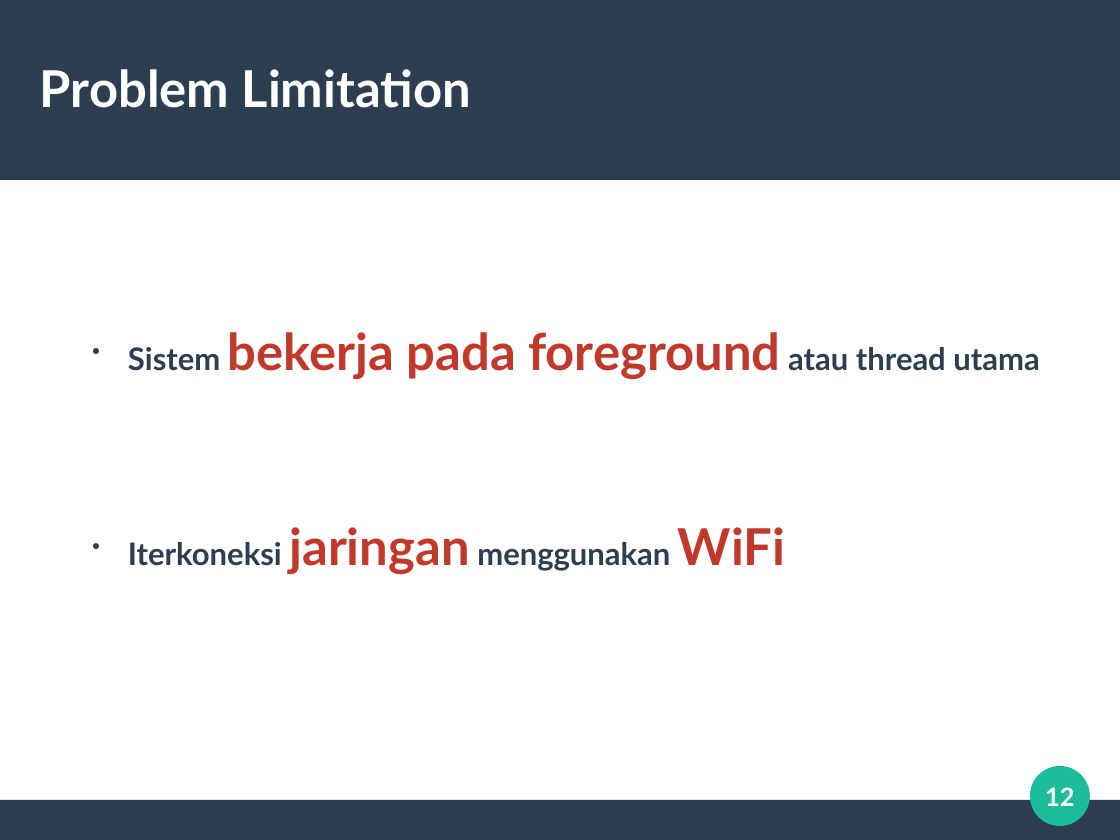
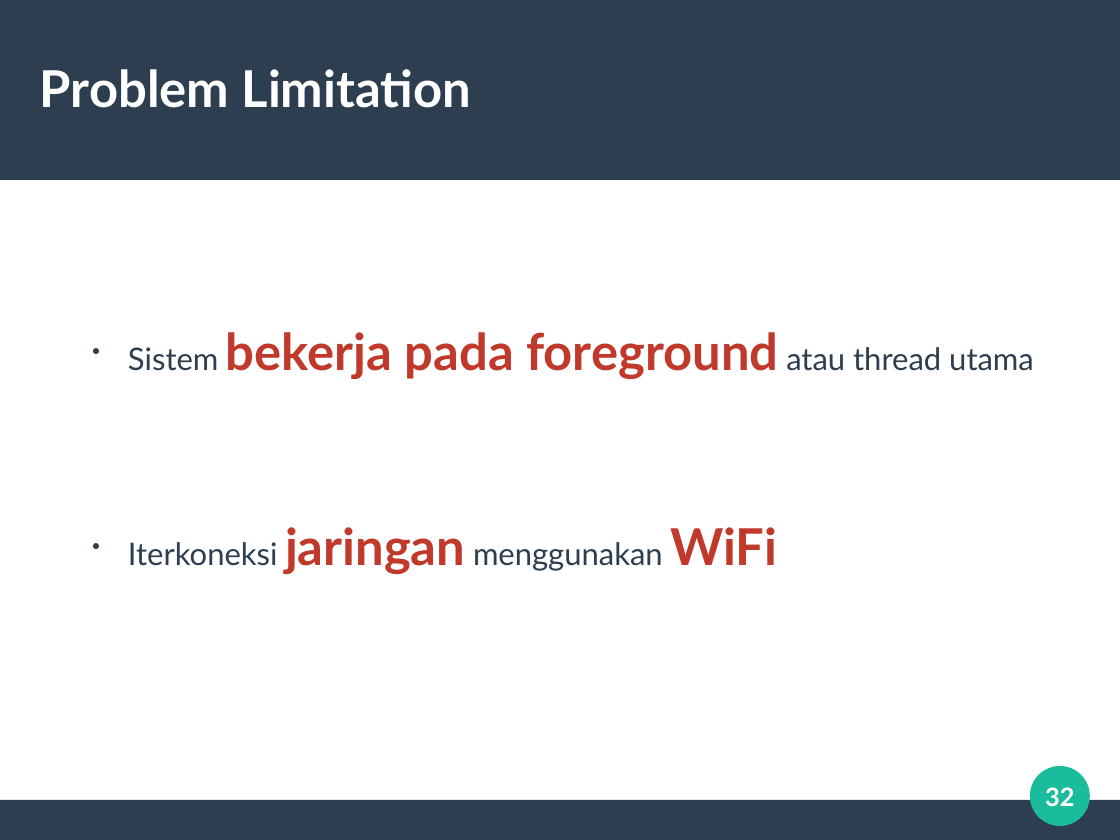
Before and after one commit to alifgiant/TA-Paper, a slide deck: slide 32 of presentation/Silde Sidang.odp (slide 12 before the commit). Drawn at 1120x840 pixels with LibreOffice and Linux fonts; fonts in the diff are those of the drawing. Boxes give left, top, right and bottom in pixels: in the first picture for what was removed or moved away, otherwise in the second. Text is boxed around its words. In the diff, an @@ line names an element or a change of style, - is before the commit and + after.

```diff
--- a/presentation/Silde Sidang.odp
+++ b/presentation/Silde Sidang.odp
@@ text "Sistem bekerja pada foreground atau ..." at [128, 332, 1034, 574]: bold off in "Sistem atau thread utama", "Iterkoneksi menggunakan" @@
@@ page number at [1045, 787, 1074, 807]: text changed @@
-12
+32
```
Also in this commit, not shown: 10 other slides changed, 16 slides added, 8 slides removed, 6 other files.
